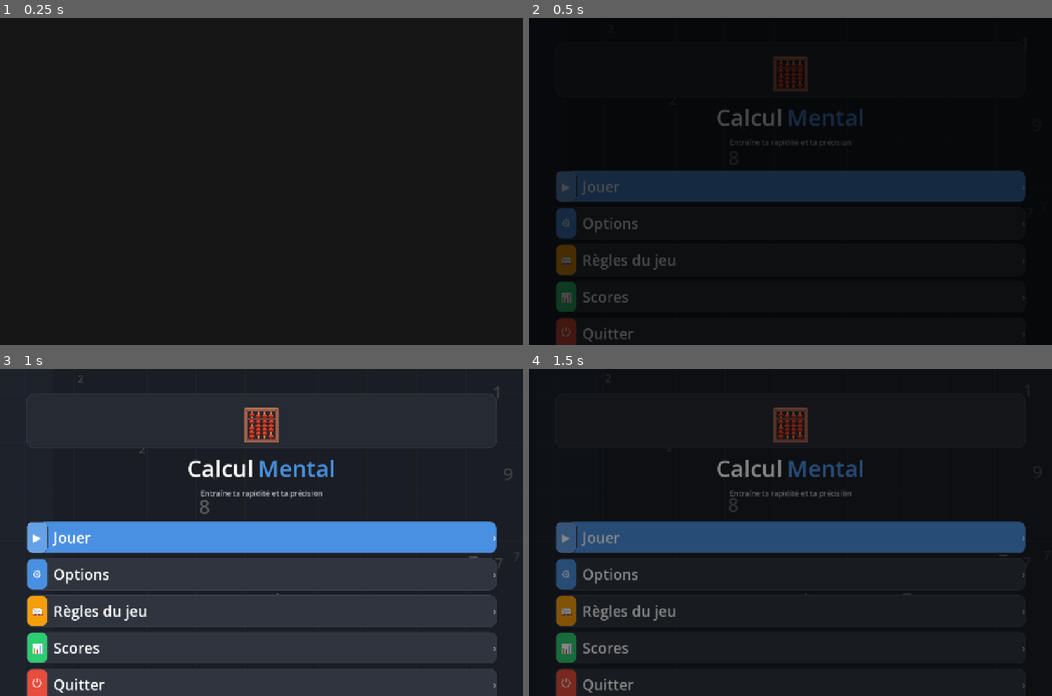
Above: before the commit, frames 1-4 (two rows, left to right).
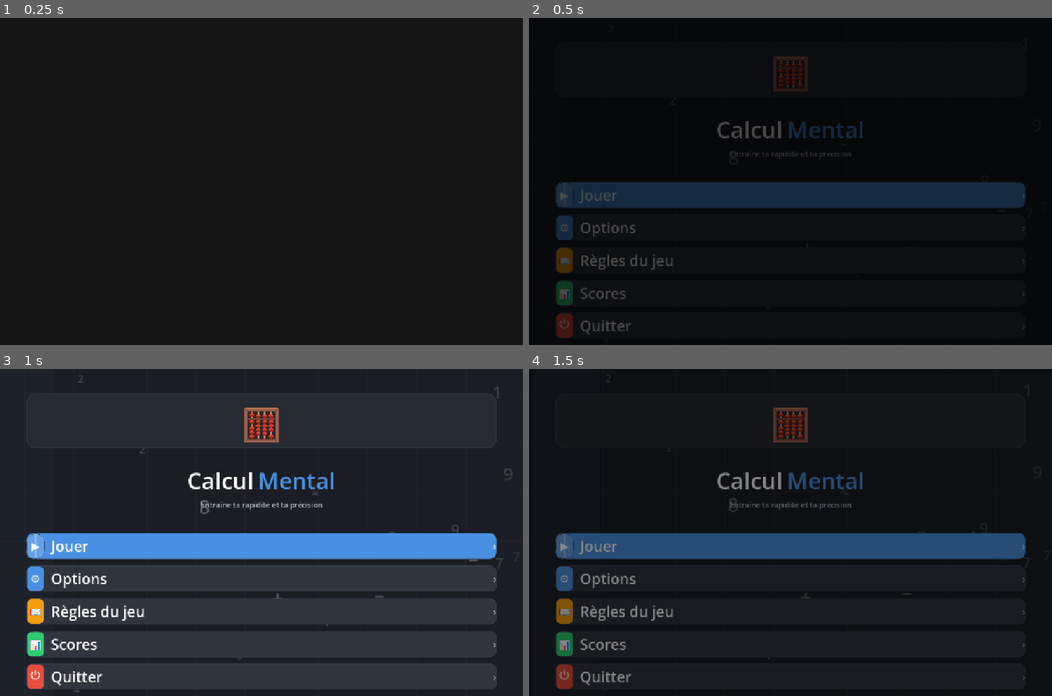
Above: after the commit, the same moments.

Repository: lebienflorian-cmd/Calcul-Mental-Godot-Android
Game: Godot game, scene res://scenes/Main.tscn
The game is run twice, just before and just after one commit, with the same random seed, the same clock (stepped at 60 frames per second) and the same inputs.
Inputs (mouse positions are in pixels of both pictures, inside the frame that each line leads up to):
- Up to frame 1 (0.25 s): no input
- Up to frame 2 (0.5 s): no input
- Up to frame 3 (1 s): tap Enter at 0.5 s; move the mouse to (376, 516) at 0.52 s; tap Q at 0.6 s; click (376, 516) at 0.67 s; tap Space at 0.77 s
- Up to frame 4 (1.5 s): tap Space at 1.25 s; drag from (685, 548) to (764, 597) at 1.27 s

Frame 1 is identical in both runs. In frame 2, 8.1% of the frame differs, in the area x 5-95%, y 27-100%; in frame 3, 17%, in the area x 5-95%, y 8-100%; in frame 4, 8.7%.

Commit message:
Adjust menu spacing and card proportions per design feedback

Diff:
--- a/scripts/scenes/main_menu.gd
+++ b/scripts/scenes/main_menu.gd
@@ -35,7 +35,7 @@
 	root.offset_left = margin
 	root.offset_right = -margin
 	root.offset_top = safe_top
-	root.offset_bottom = -24
+	root.offset_bottom = -safe_top
 	add_child(root)
 
 	var content := VBoxContainer.new()
@@ -47,12 +47,12 @@
 
 	var header := VBoxContainer.new()
 	header.alignment = BoxContainer.ALIGNMENT_CENTER
-	header.add_theme_constant_override("separation", 10)
+	header.add_theme_constant_override("separation", 8)
 	content.add_child(header)
 
 	var icon_panel := PanelContainer.new()
 	icon_panel.custom_minimum_size = Vector2(96, 96)
-	icon_panel.add_theme_stylebox_override("panel", ThemeManager.make_panel_style(ThemeManager.SURFACE, 20))
+	icon_panel.add_theme_stylebox_override("panel", ThemeManager.make_panel_style(ThemeManager.SURFACE, 24))
 	header.add_child(icon_panel)
 
 	var icon_center := CenterContainer.new()
@@ -63,6 +63,10 @@
 	icon_label.add_theme_font_size_override("font_size", 96)
 	icon_center.add_child(icon_label)
 
+	var logo_gap := Control.new()
+	logo_gap.custom_minimum_size = Vector2(0, 24)
+	header.add_child(logo_gap)
+
 	var title_row := HBoxContainer.new()
 	title_row.alignment = BoxContainer.ALIGNMENT_CENTER
 	title_row.add_theme_constant_override("separation", 10)
@@ -95,7 +99,7 @@
 
 	var menu_list := VBoxContainer.new()
 	menu_list.size_flags_horizontal = Control.SIZE_EXPAND_FILL
-	menu_list.add_theme_constant_override("separation", 12)
+	menu_list.add_theme_constant_override("separation", 16)
 	content.add_child(menu_list)
 
 	_add_menu_card(menu_list, "▶", Color(1, 1, 1, 0.15), "Jouer", _on_play, true)
@@ -103,6 +107,10 @@
 	_add_menu_card(menu_list, "📖", Color("#F59E0B"), "Règles du jeu", _on_rules, false)
 	_add_menu_card(menu_list, "📊", ThemeManager.SUCCESS, "Scores", _on_scores, false)
 	_add_menu_card(menu_list, "⏻", ThemeManager.ERROR, "Quitter", _on_quit, false)
+
+	var profile_top_gap := Control.new()
+	profile_top_gap.custom_minimum_size = Vector2(0, 52)
+	content.add_child(profile_top_gap)
 
 	var profile_wrap := CenterContainer.new()
 	profile_wrap.size_flags_vertical = Control.SIZE_EXPAND_FILL
@@ -134,14 +142,14 @@
 	profile_row.add_child(p_name)
 	ProfileManager.profile_changed.connect(func(n): p_name.text = n)
 
-	profile_panel.add_theme_constant_override("margin_left", 12)
-	profile_panel.add_theme_constant_override("margin_right", 12)
+	profile_panel.add_theme_constant_override("margin_left", 16)
+	profile_panel.add_theme_constant_override("margin_right", 16)
 	profile_panel.add_theme_constant_override("margin_top", 8)
 	profile_panel.add_theme_constant_override("margin_bottom", 8)
 
 func _add_menu_card(parent: Node, icon_emoji: String, icon_bg_color: Color, label: String, cb: Callable, is_primary: bool) -> PanelContainer:
 	var card := PanelContainer.new()
-	card.custom_minimum_size = Vector2(0, 78)
+	card.custom_minimum_size = Vector2(0, 64)
 	card.size_flags_horizontal = Control.SIZE_EXPAND_FILL
 	var bg := ThemeManager.ACCENT if is_primary else ThemeManager.SURFACE_2
 	var border := Color(ThemeManager.BORDER.r, ThemeManager.BORDER.g, ThemeManager.BORDER.b, 0.8)
@@ -160,16 +168,16 @@
 	)
 
 	var row := HBoxContainer.new()
-	row.add_theme_constant_override("separation", 14)
+	row.add_theme_constant_override("separation", 16)
 	card.add_child(row)
 	card.add_theme_constant_override("margin_left", 16)
 	card.add_theme_constant_override("margin_right", 16)
-	card.add_theme_constant_override("margin_top", 13)
-	card.add_theme_constant_override("margin_bottom", 13)
+	card.add_theme_constant_override("margin_top", 10)
+	card.add_theme_constant_override("margin_bottom", 10)
 
 	var icon_tile := PanelContainer.new()
-	icon_tile.custom_minimum_size = Vector2(52, 52)
-	icon_tile.add_theme_stylebox_override("panel", ThemeManager.make_panel_style(icon_bg_color, 14))
+	icon_tile.custom_minimum_size = Vector2(44, 44)
+	icon_tile.add_theme_stylebox_override("panel", ThemeManager.make_panel_style(icon_bg_color, 999 if is_primary else 12))
 	row.add_child(icon_tile)
 
 	var icon_center := CenterContainer.new()
